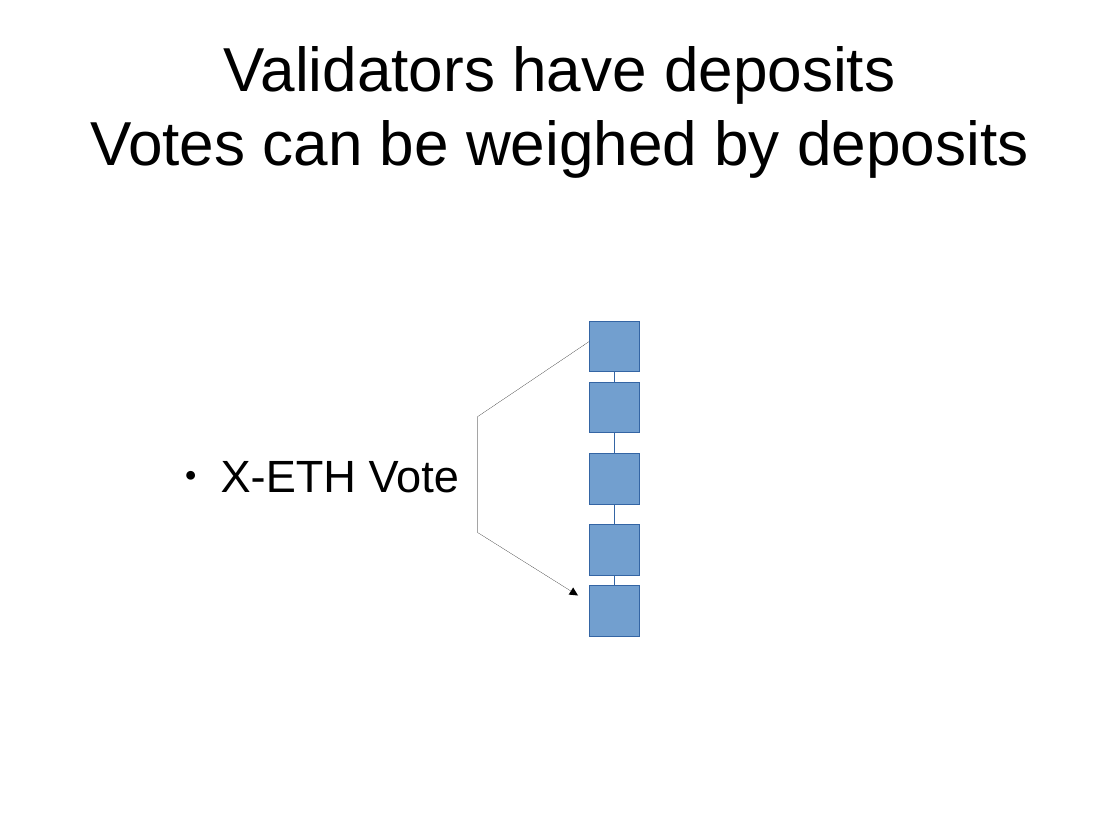
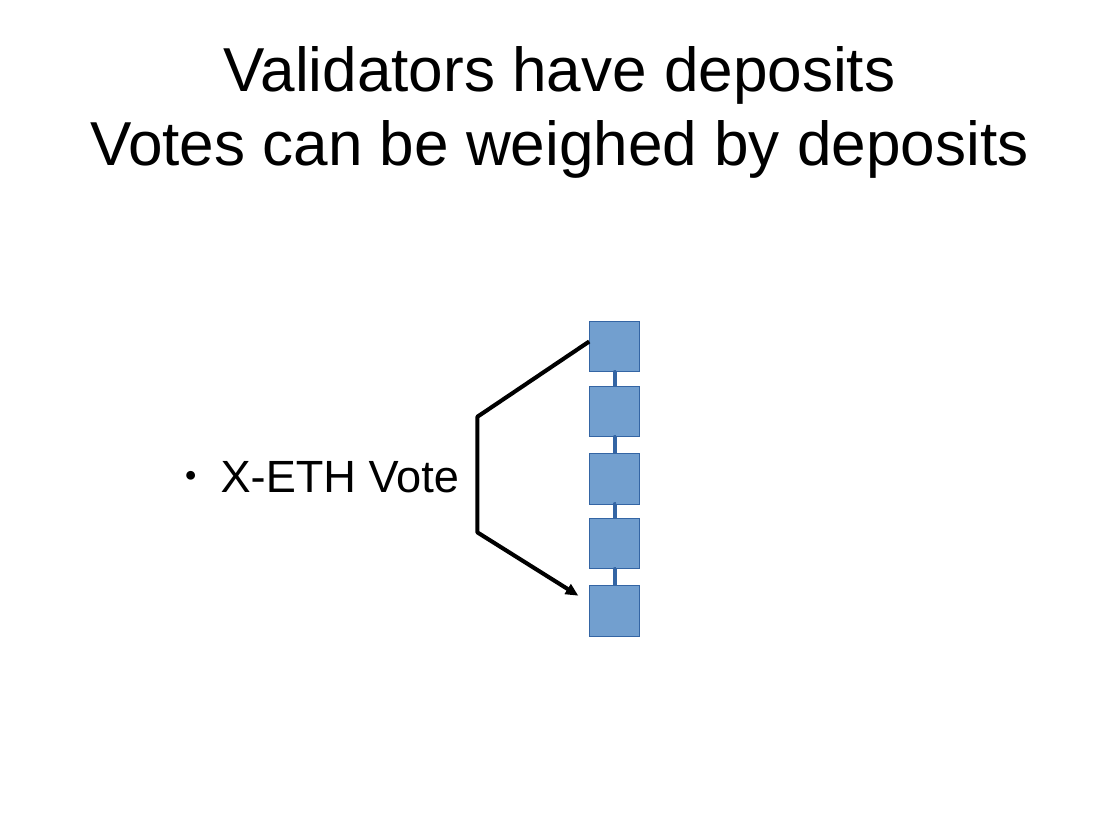
Before and after one commit to palmskog/pos, a slide deck: slide 8 of slide.odp. Drawn at 1120x840 pixels with LibreOffice and Linux fonts; fonts in the diff are those of the drawing. Boxes give left, top, right and bottom in pixels: in the first picture for what was removed or moved away, otherwise in the second. Text is boxed around its words. In the diff, an @@ line names an element or a change of style, - is before the commit and + after.

```diff
--- a/slide.odp
+++ b/slide.odp
@@ freeform shape at box(478, 341, 589, 596): outline #000000 0 pt to #000000 2.89 pt @@
@@ rectangle: place and size @@
-rectangle at box(589, 382, 640, 433)
+rectangle at box(589, 386, 640, 437)
@@ elbow line moved from (615, 382) - (615, 372) to (615, 386) - (615, 372) @@
@@ elbow line (615, 386) - (615, 372): stroke #3465A4 0 pt to #3465A4 2.89 pt @@
@@ elbow line moved from (615, 453) - (615, 433) to (615, 453) - (615, 437) @@
@@ elbow line (615, 453) - (615, 437): stroke #3465A4 0 pt to #3465A4 2.89 pt @@
@@ elbow line moved from (615, 524) - (615, 504) to (615, 518) - (615, 504) @@
@@ elbow line (615, 518) - (615, 504): stroke #3465A4 0 pt to #3465A4 2.89 pt @@
@@ rectangle: place and size @@
-rectangle at box(589, 524, 640, 575)
+rectangle at box(589, 518, 640, 569)
@@ elbow line moved from (615, 585) - (615, 575) to (615, 585) - (615, 569) @@
@@ elbow line (615, 585) - (615, 569): stroke #3465A4 0 pt to #3465A4 2.89 pt @@
```
Also in this commit, not shown: 37 other slides changed.
